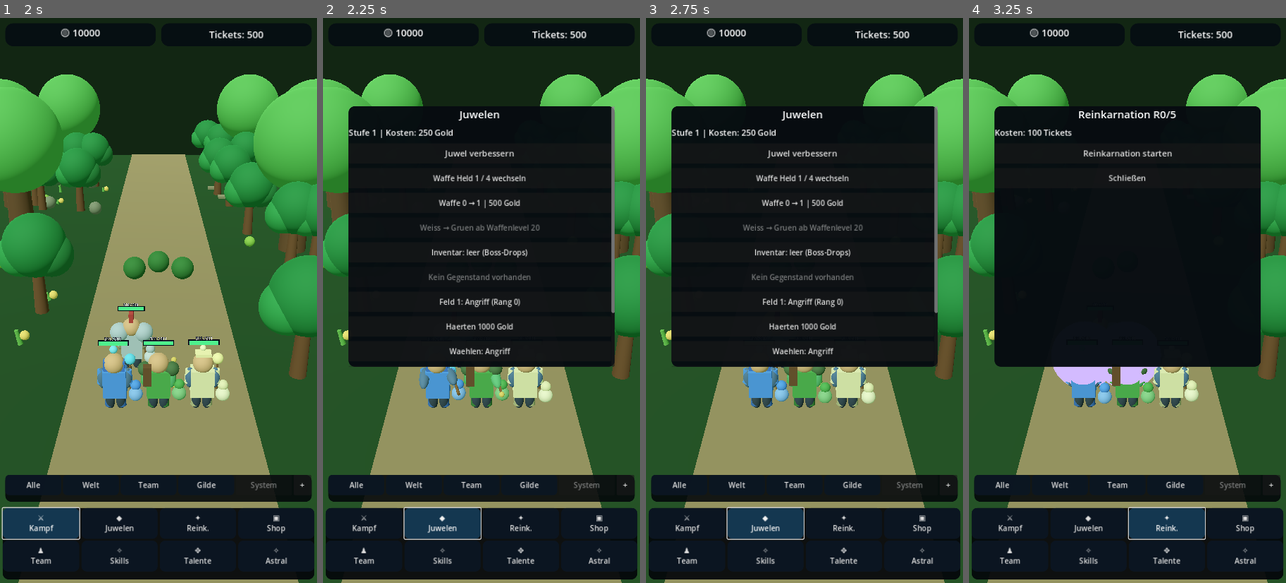
Above: before the commit, frames 1-4 (left to right).
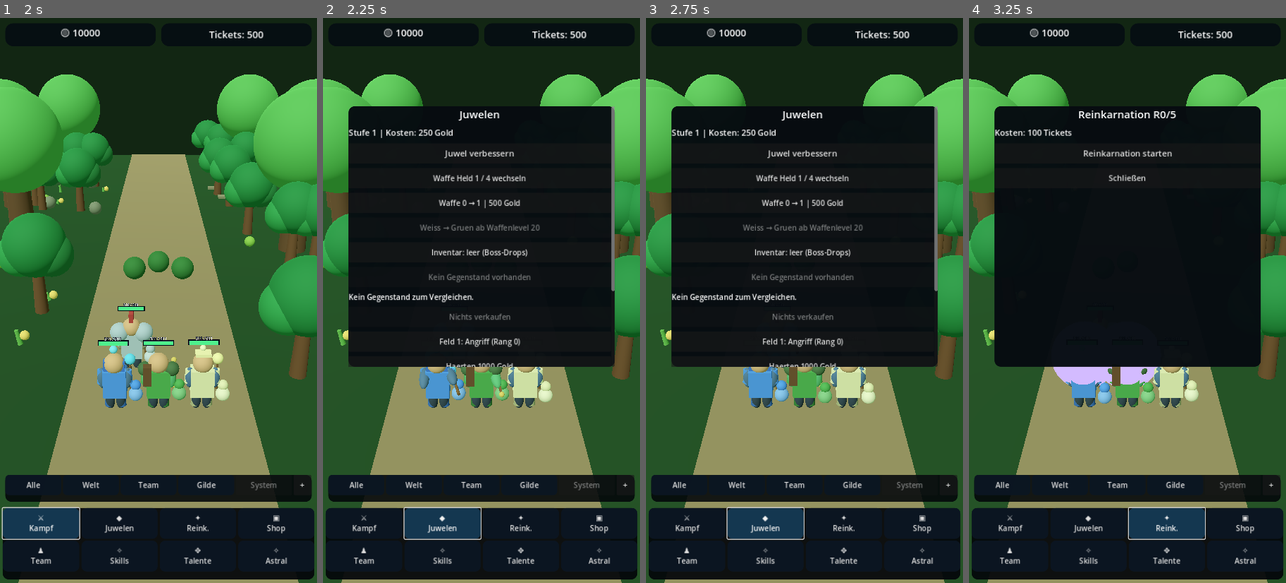
Above: after the commit, the same moments.

Repository: xynewageyx/TitanLegend
Game: Godot game, scene res://scenes/main.tscn
Two runs of this game, one before a commit and one after it. Both use one fixed random seed, a clock stepped at 60 frames per second and the inputs below.
Inputs:
- Up to frame 1 (2 s): click "System" at 0.5 s; click "⚔ Kampf" at 1.25 s
- Up to frame 2 (2.25 s): click "◆ Juwelen" at 2 s
- Up to frame 3 (2.75 s): no input
- Up to frame 4 (3.25 s): click "✦ Reink." at 2.75 s

Frame 1 is identical in both runs. In frame 2, 1.2% of the frame differs, in the area x 8-92%, y 48-62%; in frame 3, 1.2%; in frame 4, nothing differs.

Commit message:
Display equipped-versus-new item comparison and safe loot sale button

Diff:
--- a/scripts/ui_manager.gd
+++ b/scripts/ui_manager.gd
@@ -32,6 +32,8 @@
 var loot_selected_index: int = 0
 var loot_select_button: Button
 var loot_equip_button: Button
+var loot_compare_label: Label
+var loot_sell_button: Button
 var weapon_upgrade_button: Button
 var weapon_rarity_button: Button
 var weapon_hero_button: Button
@@ -274,6 +276,11 @@
  weapon_rarity_button = _make_button("Qualitaet verbessern", modal, _upgrade_current_weapon_rarity, 17)
  loot_select_button = _make_button("Loot ansehen", modal, _next_loot_item, 17)
  loot_equip_button = _make_button("Loot ausruesten", modal, _equip_selected_loot, 17)
+ loot_compare_label = Label.new()
+ loot_compare_label.autowrap_mode = TextServer.AUTOWRAP_WORD_SMART
+ loot_compare_label.add_theme_font_size_override("font_size", 17)
+ modal.add_child(loot_compare_label)
+ loot_sell_button = _make_button("Gegenstand verkaufen", modal, _sell_selected_loot, 17)
  hardening_select_button = _make_button("Haertungsfeld wechseln", modal, _next_hardening_field, 17)
  hardening_upgrade_button = _make_button("Haerten", modal, _upgrade_current_hardening, 17)
  attribute_select_button = _make_button("Attribut waehlen", modal, _next_hardening_attribute, 17)
@@ -410,6 +417,8 @@
  weapon_rarity_button.visible = current_tab == "jewels"
  loot_select_button.visible = current_tab == "jewels"
  loot_equip_button.visible = current_tab == "jewels"
+ loot_compare_label.visible = current_tab == "jewels"
+ loot_sell_button.visible = current_tab == "jewels"
  hardening_select_button.visible = current_tab == "jewels"
  hardening_upgrade_button.visible = current_tab == "jewels"
  attribute_select_button.visible = current_tab == "jewels"
@@ -425,12 +434,20 @@
    loot_select_button.text = "Inventar: leer (Boss-Drops)"
    loot_equip_button.text = "Kein Gegenstand vorhanden"
    loot_equip_button.disabled = true
+   loot_compare_label.text = "Kein Gegenstand zum Vergleichen."
+   loot_sell_button.disabled = true
+   loot_sell_button.text = "Nichts verkaufen"
   else:
    loot_selected_index = posmod(loot_selected_index, GameManager.equipment_inventory.size())
    var selected_loot: Dictionary = GameManager.equipment_inventory[loot_selected_index]
    loot_select_button.text = "Inventar %d/%d: %s" % [loot_selected_index + 1, GameManager.equipment_inventory.size(), GameManager.loot_item_name(selected_loot)]
    loot_equip_button.text = "Held %d ausruesten: %s" % [weapon_hero_slot + 1, GameManager.LOOT_SLOTS[int(selected_loot["slot"])]]
    loot_equip_button.disabled = int(GameManager.equipped_loot[weapon_hero_slot][int(selected_loot["slot"])]) == int(selected_loot["id"])
+   var comparison: Dictionary = GameManager.compare_loot(weapon_hero_slot, int(selected_loot["id"]))
+   loot_compare_label.text = "%s | Ausgeruestet: %s (+%.2f%%) | Neu: +%.2f%% | Differenz: %+.2f%%" % [comparison["slot_name"], comparison["equipped_name"], 100.0 * float(comparison["equipped"]), 100.0 * float(comparison["candidate"]), 100.0 * float(comparison["difference"])]
+   var equipped: bool = GameManager.is_loot_equipped(int(selected_loot["id"]))
+   loot_sell_button.text = "Angelegten Gegenstand nicht verkaufen" if equipped else "Verkaufen: %d Gold" % GameManager.loot_sale_price(selected_loot)
+   loot_sell_button.disabled = equipped
   var weapon_rarity: int = GameManager.weapon_rarities[weapon_hero_slot]
   var rarity_cost: int = GameManager.weapon_rarity_upgrade_cost(weapon_hero_slot)
   var rarity_text: String = GameManager.WEAPON_RARITIES[weapon_rarity]
@@ -506,6 +523,20 @@
   _append("System", "Gegenstand ausgeruestet: " + GameManager.loot_item_name(item))
  _refresh()
 
+func _sell_selected_loot() -> void:
+ if GameManager.equipment_inventory.is_empty():
+  return
+ loot_selected_index = posmod(loot_selected_index, GameManager.equipment_inventory.size())
+ var item: Dictionary = GameManager.equipment_inventory[loot_selected_index]
+ var sale_price: int = GameManager.loot_sale_price(item)
+ if GameManager.sell_loot(int(item["id"])):
+  _append("System", "%s verkauft: +%d Gold" % [GameManager.loot_item_name(item), sale_price])
+  if not GameManager.equipment_inventory.is_empty():
+   loot_selected_index = mini(loot_selected_index, GameManager.equipment_inventory.size() - 1)
+  else:
+   loot_selected_index = 0
+ _refresh()
+
 func _next_hardening_field() -> void:
  hardening_field = (hardening_field + 1) % 4
  _refresh()
